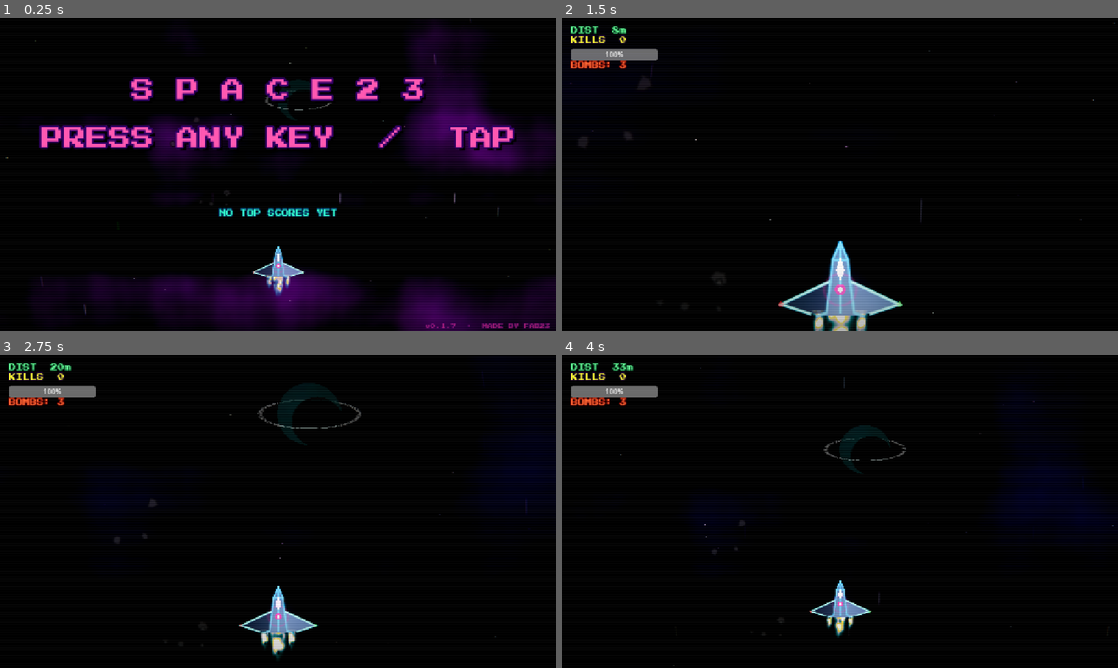
Above: before the commit, frames 1-4 (two rows, left to right).
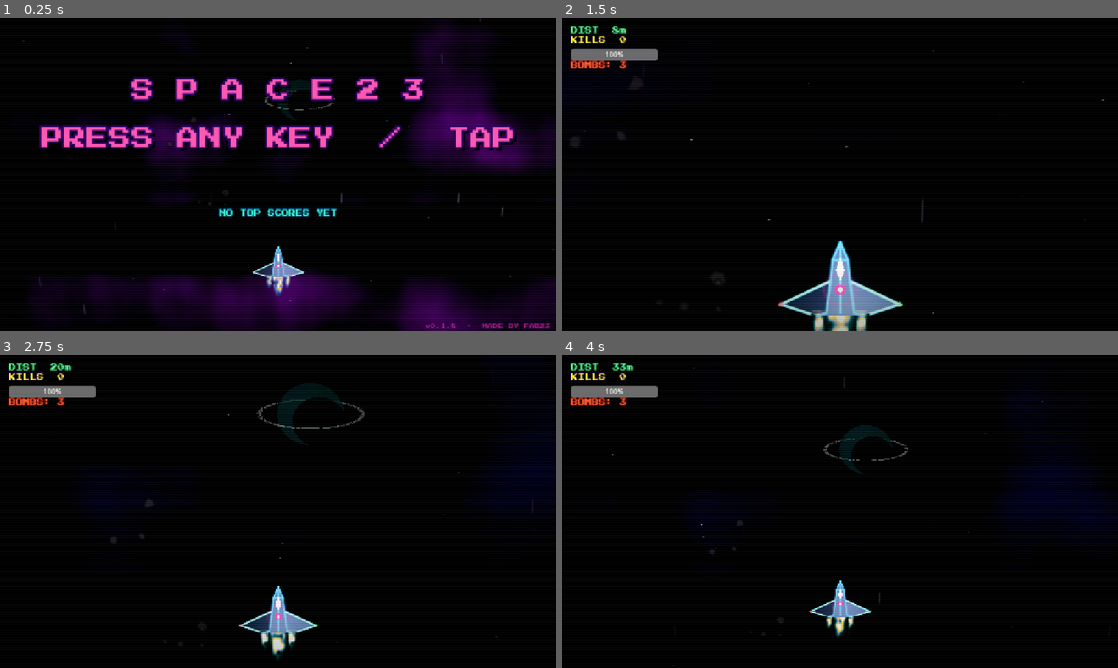
Above: after the commit, the same moments.

Repository: fabriziosalmi/space23
Game: Godot game, scene res://Main.tscn
The game is run twice, just before and just after one commit, with the same random seed, the same clock (stepped at 60 frames per second) and the same inputs. Sound files missing from this copy of the repository are replaced by a short silence.
Inputs (mouse positions are in pixels of both pictures, inside the frame that each line leads up to):
- Up to frame 1 (0.25 s): no input
- Up to frame 2 (1.5 s): tap Enter (ui_accept) at 0.5, 0.77 s; move the mouse to (962, 158) at 0.52 s; hold D (move_right) 0.53-1.28 s; tap X (bomb) at 0.6 s; click (962, 158) at 0.67 s; move the mouse to (728, 190) at 1.27 s; hold S (move_down) from 1.28 s (still down); tap Shift (dash) at 1.35 s
- Up to frame 3 (2.75 s): tap Enter (ui_accept) at 1.52 s; move the mouse to (333, 442) at 2.02 s; release S (move_down) at 2.03 s; hold D (move_right) from 2.03 s (still down); hold Space (fire) from 2.03 s (still down)
- Up to frame 4 (4 s): move the mouse to (812, 574) at 2.77 s; release D (move_right) at 2.78 s; release Space (fire) at 2.78 s; hold W (move_up) 2.78-3.53 s; tap P at 2.85 s; click (812, 574) at 2.92 s; tap Enter (ui_accept) at 3.02, 3.77 s; move the mouse to (1006, 558) at 3.52 s; hold A (move_left) from 3.53 s (still down); tap X (bomb) at 3.6 s

The runs differ from the first frame. In frame 1, 0.2% of the frame differs, in the area x 1-100%, y 0-100%; in frame 2, 0.1%; in frame 3, 0.2%, in the area x 20-96%, y 14-91%; in frame 4, 0.1%.

Commit message:
feat(post): perspective fan — top 5% wider, gravity bottom-center
v0.1.8. Aggiunge un warp prospettico-trapezoidale in post.gdshader:
gravity point bottom-center (≈ posizione default nave), top magnificato
del 5%, lerp lineare lungo Y. Applicato PRIMA del pinch esistente, così
il fish-eye opera sulle UV già fan-warped (il pinch viene leggermente
deformato dal V, come da intent: subjective / first-person feel).

Tunabile via uniform `perspective_fan` (default 0.05). Setting a 0.0
bypassa completamente — costo trascurabile (1 mul + 1 add).

Diff:
--- a/shaders/post.gdshader
+++ b/shaders/post.gdshader
@@ -15,12 +15,29 @@
 // "punch" without inducing motion sickness.
 uniform vec2 ship_uv = vec2(0.5, 0.85);
 uniform float radial_blur = 0.0;
+// Perspective fan — magnifica orizzontalmente la parte alta dello schermo
+// rispetto al bottom (gravity point = bottom-center, ≈ posizione default
+// della nave). Vende "soggettività" / first-person feel. Applicata PRIMA
+// del pinch, così il pinch opera sulle UV già fan-warped (il fish-eye
+// sottostante viene "deformato leggermente" da questa V, come da intent).
+// Default 0.05 = top ~5% wider del bottom. 0.0 disattiva.
+uniform float perspective_fan = 0.05;
 
 void fragment() {
 	vec2 uv = SCREEN_UV;
 
+	// --- Perspective Fan (gravity bottom-center) ---
+	// At uv.y=1 (bottom): v_scale = 1.0, niente warp sotto la nave.
+	// At uv.y=0 (top):    v_scale = 1.0 - perspective_fan (es. 0.95) →
+	//   sample_x = 0.5 + (uvx-0.5)*0.95, range source [0.025..0.975]
+	//   mappato su [0..1] dell'output → top appare 5% wider/magnified.
+	float v_scale = 1.0 - perspective_fan * (1.0 - uv.y);
+	uv.x = 0.5 + (uv.x - 0.5) * v_scale;
+
 	// --- Distorsione a Clessidra (Pinch Laterale) ---
-	// Tira le UV verso il centro lungo l'asse X in base all'altezza Y
+	// Tira le UV verso il centro lungo l'asse X in base all'altezza Y.
+	// Opera sulle UV già fan-warped sopra → il pinch viene moltiplicato
+	// dalla curva del fan, leggermente deformandosi nel passaggio.
 	vec2 center_dist = uv - vec2(0.5);
 	float pinch = sin(uv.y * 3.14159) * 0.06;
 	uv.x -= center_dist.x * pinch;
Not shown, changed: version.txt
Not shown, changed: CHANGELOG.md
